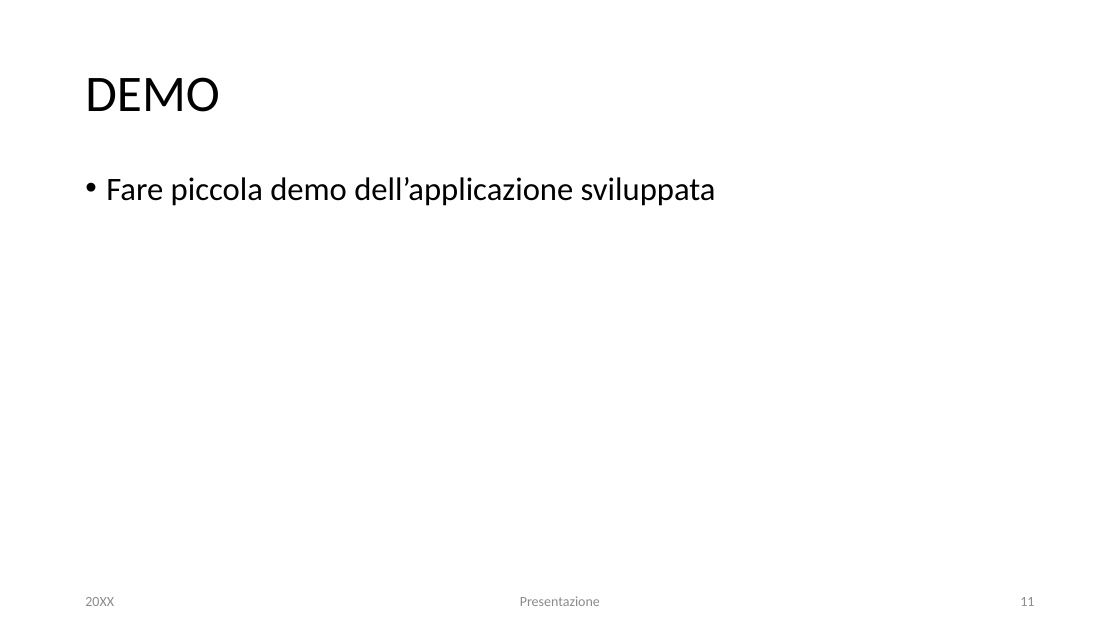
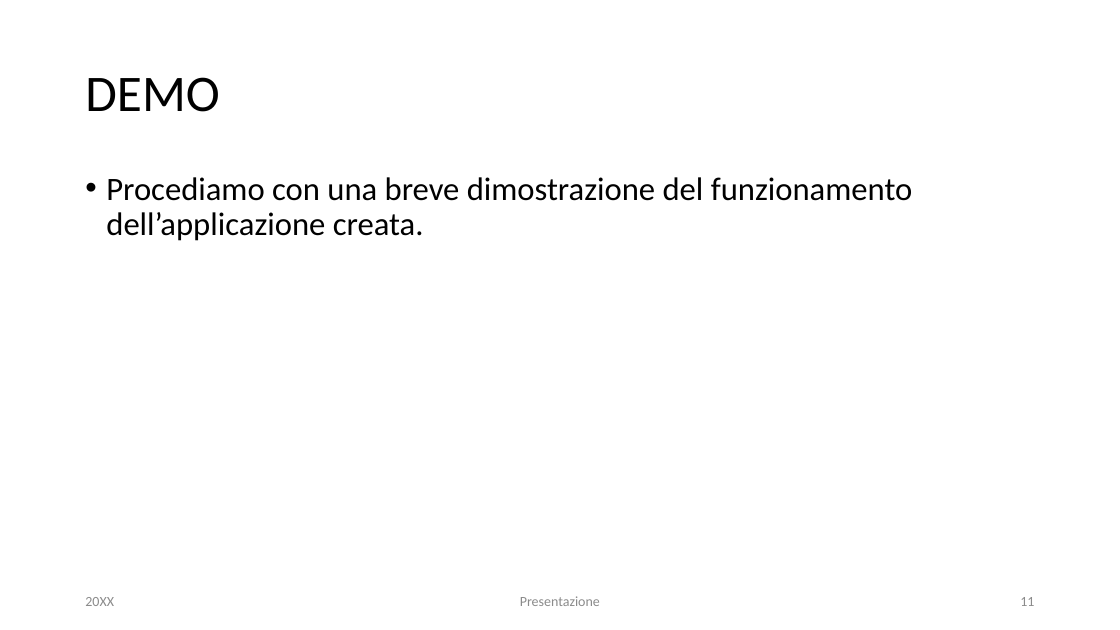
Before and after one commit to FilippoBolis/MED_Progetto_Ing_Software_23_24, a slide deck: slide 11 of MED/doc/Presentazione M.E.D.pptx. Drawn at 1120x630 pixels with LibreOffice and Linux fonts; fonts in the diff are those of the drawing. Boxes give left, top, right and bottom in pixels: in the first picture for what was removed or moved away, otherwise in the second. Text is boxed around its words. In the diff, an @@ line names an element or a change of style, - is before the commit and + after.

```diff
--- a/MED/doc/Presentazione M.E.D.pptx
+++ b/MED/doc/Presentazione M.E.D.pptx
@@ text at [106,177,912,241]: text changed @@
-• Fare piccola demo dell’applicazione sviluppata
+• Procediamo con una breve dimostrazione del funzionamento dell’applicazione creata.
```
Also in this commit, not shown: 11 other slides changed.
